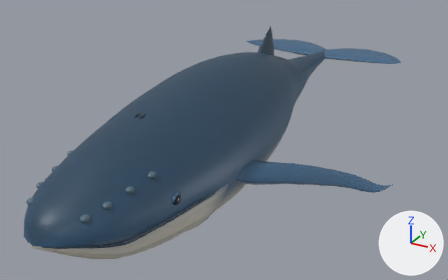
The glTF model apps-src/oido-absoluto-multi-juego/art/blender/ballena/ballena.glb as it was, and as the next commit left it.
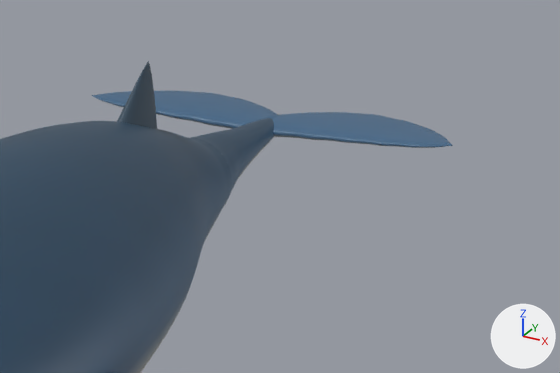
Each version appears first whole from a 50 mm camera at (19.0, -33.4, 15.9) aimed at (-0.6, 2.3, -2.0), and next in a close-up on the part from 46% to 100% of the width and 0% to 57% of the height. The lights are fixed; the arrows at lower right show +X, +Y and +Z. The older version's two pictures come first.

Names of what the first close-up shows: 'Cuerpo · cabeza, ojos y dorsal', 'Pedúnculo y cola horizontal'.
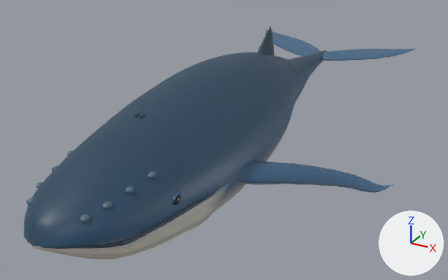
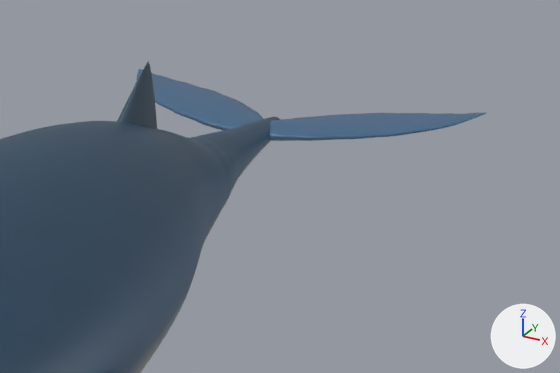
Location of each change, [x1, y1, x2, y2] in pixels of the close-ups (560 x 373 px; the box of a moved part takes in the faces that stretch with it):
'Pedúnculo y cola horizontal', reshaped (19% taller)
    before: [92, 91, 453, 203]
    after: [136, 69, 486, 203]
part 1 of me_pedúnculo_y_cola_horizontal, moved or reshaped
    before: [101, 100, 453, 148]
    after: [165, 107, 486, 141]

Edits to the bpy script that builds the scene:
```text
Change me_pedúnculo_y_cola_horizontal:
    used by ob_pedúnculo_y_cola_horizontal; location = (0.0, 12.0, 0.0)
    remove me_pedúnculo_y_cola_horizontal.from_pydata(...)  # 1825 vertices, 3656 faces; spans x -7.5..7.5, y -1.6..10.9, z -1.6..1.6
    add me_pedúnculo_y_cola_horizontal.from_pydata(...)  # 1825 vertices, 3656 faces; spans x -7.6..7.6, y -1.6..12.1, z -1.6..1.6
    me_pedúnculo_y_cola_horizontal part 1: 1040 of 1825 vertices moved; they spanned x -7.5..7.5, y 6.8..10.9, z -0.3..0.5 and now span x -7.6..7.6, y 6.5..12.1, z -0.4..0.6; mean shift (0.0, 1.3, 0.0); largest move (0.0, 7.1, 0.0) -> (-7.6, 12.1, 0.6)
```
